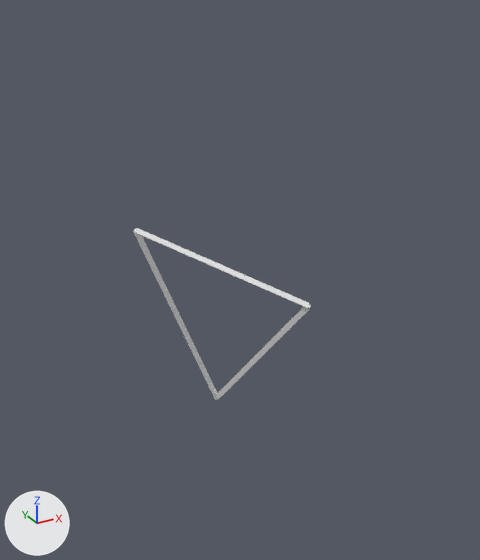
The OBJ model Assets/Models/Lung/Atom-ray/atom-ray_0001.obj: old version first, new version second.
Camera for both pictures: a 50 mm lens placed at (-22.9, -39.1, 31.4), pointed at (6.3, 14.0, 4.8). Lighting does not change. The marker at lower left points along +X, +Y and +Z. Where no turn or scale is listed for an object, it has been applied to the vertices.

The scene before the commit, as lines of its bpy script (objects in view):
```python
me_atom_ray_0001 = bpy.data.meshes.new('atom-ray_0001')
me_atom_ray_0001.from_pydata(...)  # 36 vertices, 33 faces; spans x -4.7..6.6, y 1.9..13.7, z -7.9..12.3
ob_atom_ray_0001 = bpy.data.objects.new('atom-ray_0001', me_atom_ray_0001)
ob_atom_ray_0001.location = (0.0, 0.0, 0.0)
```
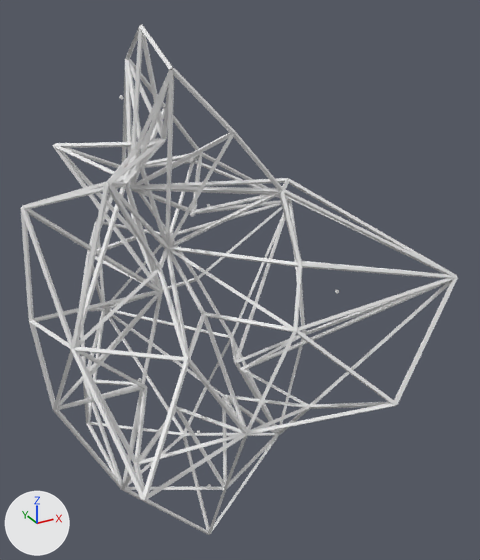
Changed parts and their boxes [x1, y1, x2, y2] in the pictures (480 x 560 px):
```json
{"object": "atom-ray_0001", "change": "reshaped", "before": [133, 228, 311, 400], "after": [21, 24, 458, 535], "on screen": "145% wider, 196% taller"}
{"part": 1, "of": "me_atom_ray_0001", "change": "rebuilt", "before": [135, 228, 308, 308], "after": [167, 248, 293, 358], "on screen": "27% narrower, 37% taller"}
{"part": 2, "of": "me_atom_ray_0001", "change": "built on", "before": [134, 233, 310, 400], "after": [21, 24, 458, 535]}
```

Edits to the scene script, one JSON object a line:
```json
{"block": "me_atom_ray_0001", "where": "# used by ob_atom_ray_0001; location = (0.0, 0.0, 0.0)"}
{"op": "remove", "block": "me_atom_ray_0001", "code": "me_atom_ray_0001.from_pydata(...)  # 36 vertices, 33 faces; spans x -4.7..6.6, y 1.9..13.7, z -7.9..12.3"}
{"op": "add", "block": "me_atom_ray_0001", "code": "me_atom_ray_0001.from_pydata(...)  # 2059 vertices, 2228 faces; spans x -14.7..20.1, y -5.8..34.9, z -24.8..28.8"}
{"block": "me_atom_ray_0001", "change": "me_atom_ray_0001 part 1: the loose piece of 6 vertices spanning x -4.6..6.5, y 2.0..13.6, z 6.7..12.2 is rebuilt with 14 vertices and now spans x -6.1..3.7, y -0.3..11.6, z 6.4..10.9"}
{"block": "me_atom_ray_0001", "change": "me_atom_ray_0001 part 2: 12 vertices removed from x -4.6..6.6, y 2.0..13.7, z -7.8..12.1; 1645 vertices added at x -14.7..20.1, y -5.8..34.9, z -24.8..28.8"}
```
